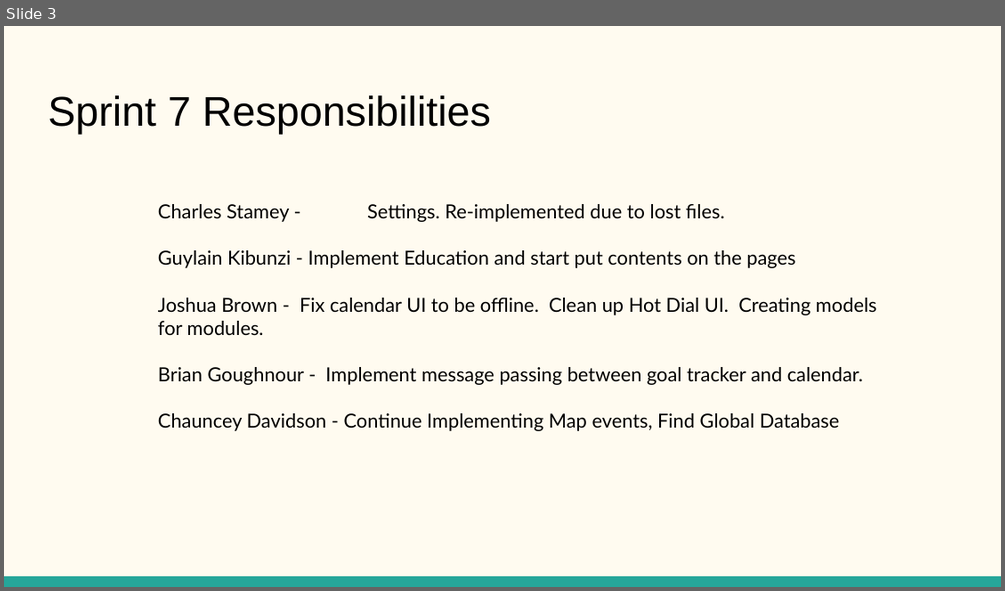
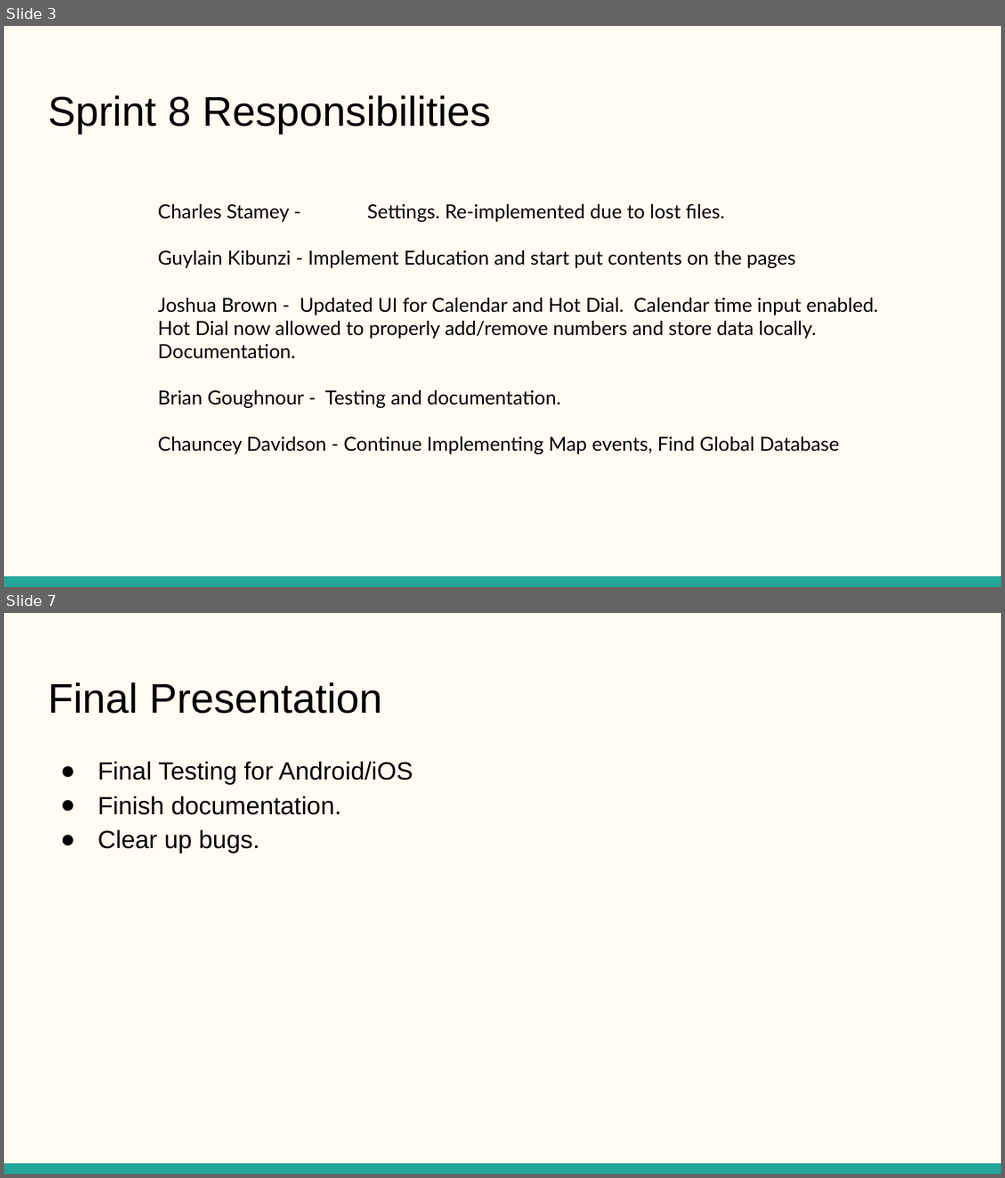
Before and after one commit to stevieclean/UNCG-CSE-Senior_Proj, a slide deck: presentation/Progress Report 7.pptx. Shown one above the other, each under a label of ours: slide 3 before the commit, slides 3 and 7 after it; the slides between them are not shown. The pictures are 1005x591 and 1005x1178 pixels, drawn with LibreOffice and Linux fonts; fonts in the diff are those of the drawing. Boxes give left, top, right and bottom in pixels: in the first picture for what was removed or moved away, otherwise in the second. Text is boxed around its words. In the diff, an @@ line names an element or a change of style, - is before the commit and + after.

```diff
--- a/presentation/Progress Report 7.pptx
+++ b/presentation/Progress Report 7.pptx
@@ slide 7 added at bbox=[4, 613, 1001, 1174], background #FFFBF0; not listed: 1 template element that a slide beside it also shows @@
@@ title added at bbox=[48, 682, 382, 714], 30 pt, text #000000 @@
+Final Presentation
@@ text added at bbox=[97, 761, 413, 853], 18 pt, text #000000 @@
+● Final Testing for Android/iOS
+● Finish documentation.
+● Clear up bugs.
@@ slide 3 changed as well @@
@@ title at bbox=[48, 95, 491, 134]: text changed @@
-Sprint 7 Responsibilities
+Sprint 8 Responsibilities
@@ text at bbox=[158, 297, 878, 408]: text changed @@
-Joshua Brown - Fix calendar UI to be offline. Clean up Hot Dial UI. Creating models for modules.
-Brian Goughnour - Implement message passing between goal tracker and calendar.
+Joshua Brown - Updated UI for Calendar and Hot Dial. Calendar time input enabled. Hot Dial now allowed to properly add/remove numbers and store data locally. Documentation.
+Brian Goughnour - Testing and documentation.
```
Also in this commit, not shown: 2 other slides changed, 3 other slides added, 2 slides removed.
